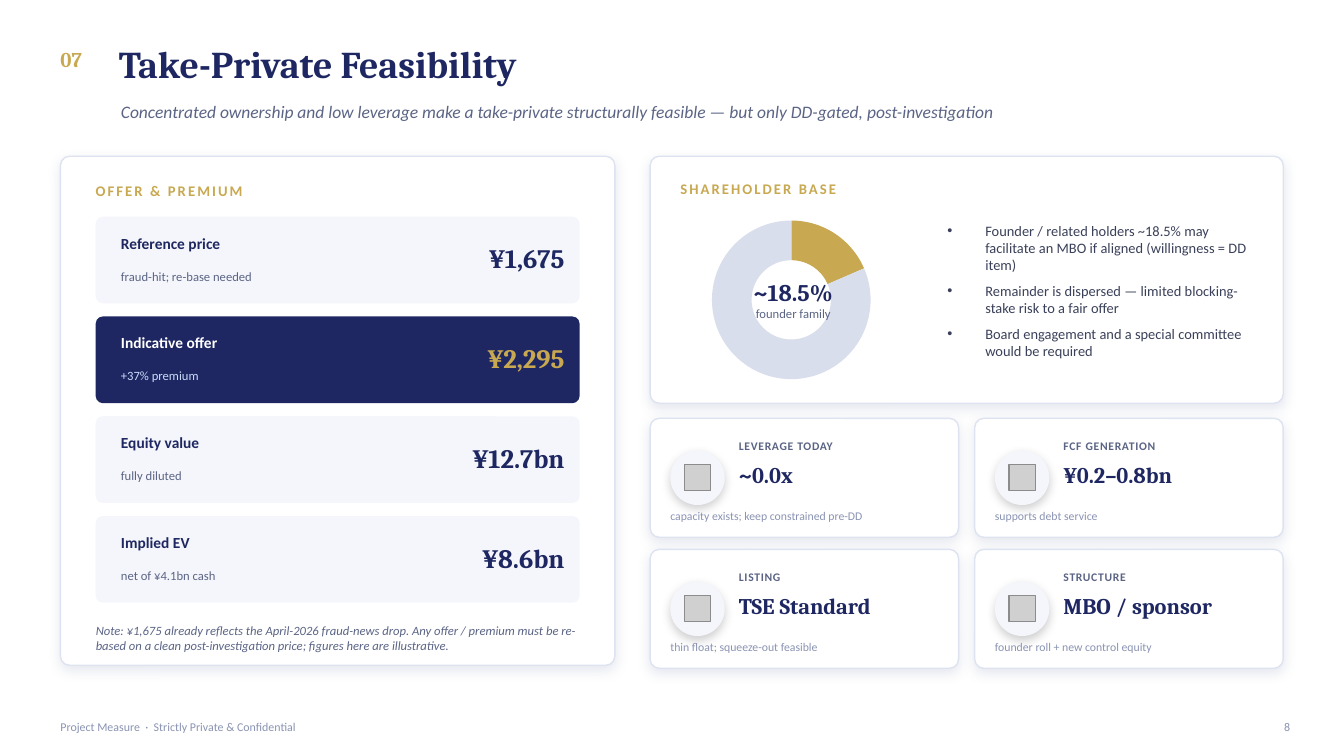
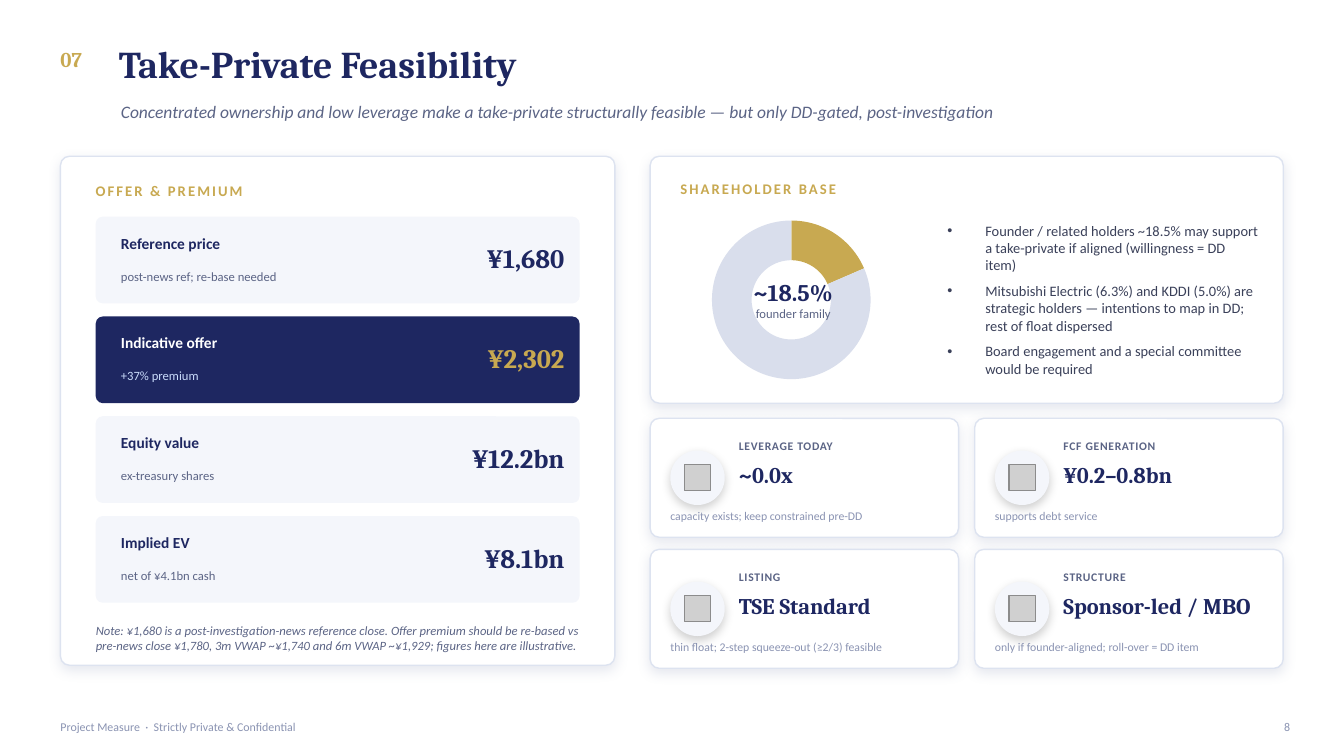
Before and after one commit to ankimo1210/projects, a slide deck: slide 8 of aisan_lbo_case/docs/AISAN_4667_Take_Private_Case_Study.pptx. Drawn at 1344x756 pixels with LibreOffice and Linux fonts; fonts in the diff are those of the drawing; grey boxes stand for pictures. Boxes give left, top, right and bottom in pixels: in the first picture for what was removed or moved away, otherwise in the second. Text is boxed around its words. In the diff, an @@ line names an element or a change of style, - is before the commit and + after.

```diff
--- a/aisan_lbo_case/docs/AISAN_4667_Take_Private_Case_Study.pptx
+++ b/aisan_lbo_case/docs/AISAN_4667_Take_Private_Case_Study.pptx
@@ text at (x1=985, y1=226, x2=1258, y2=334): text changed @@
-• Founder / related holders ~18.5% may facilitate an MBO if aligned (willingness = DD item)
-• Remainder is dispersed — limited blocking-stake risk to a fair offer
+• Founder / related holders ~18.5% may support a take-private if aligned (willingness = DD item)
+• Mitsubishi Electric (6.3%) and KDDI (5.0%) are strategic holders — intentions to map in DD; rest of float dispersed
@@ text at (x1=487, y1=250, x2=565, y2=272): text changed @@
-¥1,675
+¥1,680
@@ text at (x1=121, y1=272, x2=277, y2=283): text changed @@
-fraud-hit; re-base needed
+post-news ref; re-base needed
@@ text at (x1=488, y1=350, x2=565, y2=372): text changed @@
-¥2,295
+¥2,302
@@ text at (x1=472, y1=449, x2=564, y2=468): text changed @@
-¥12.7bn
+¥12.2bn
@@ text at (x1=121, y1=471, x2=214, y2=482): text changed @@
-fully diluted
+ex-treasury shares
@@ text at (x1=484, y1=549, x2=564, y2=568): text changed @@
-¥8.6bn
+¥8.1bn
@@ text at (x1=1063, y1=598, x2=1250, y2=619): text changed @@
-MBO / sponsor
+Sponsor-led / MBO
@@ text at (x1=96, y1=626, x2=578, y2=652): text changed @@
-Note: ¥1,675 already reflects the April-2026 fraud-news drop. Any offer / premium must be re-based on a clean post-investigation price; figures here are illustrative.
+Note: ¥1,680 is a post-investigation-news reference close. Offer premium should be re-based vs pre-news close ¥1,780, 3m VWAP ~¥1,740 and 6m VWAP ~¥1,929; figures here are illustrative.
@@ text at (x1=670, y1=643, x2=882, y2=653): text changed @@
-thin float; squeeze-out feasible
+thin float; 2-step squeeze-out (≥2/3) feasible
@@ text at (x1=995, y1=643, x2=1199, y2=653): text changed @@
-founder roll + new control equity
+only if founder-aligned; roll-over = DD item
```
Also in this commit, not shown: 13 other slides changed, 2 slides added, 8 other files.
